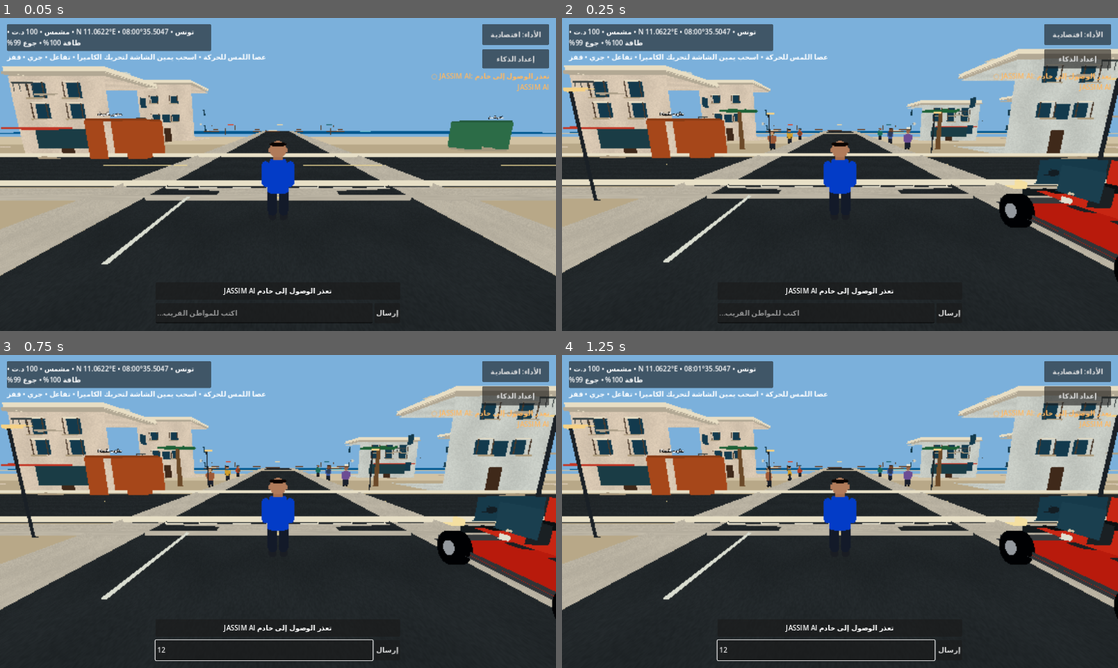
Above: before the commit, frames 1-4 (two rows, left to right).
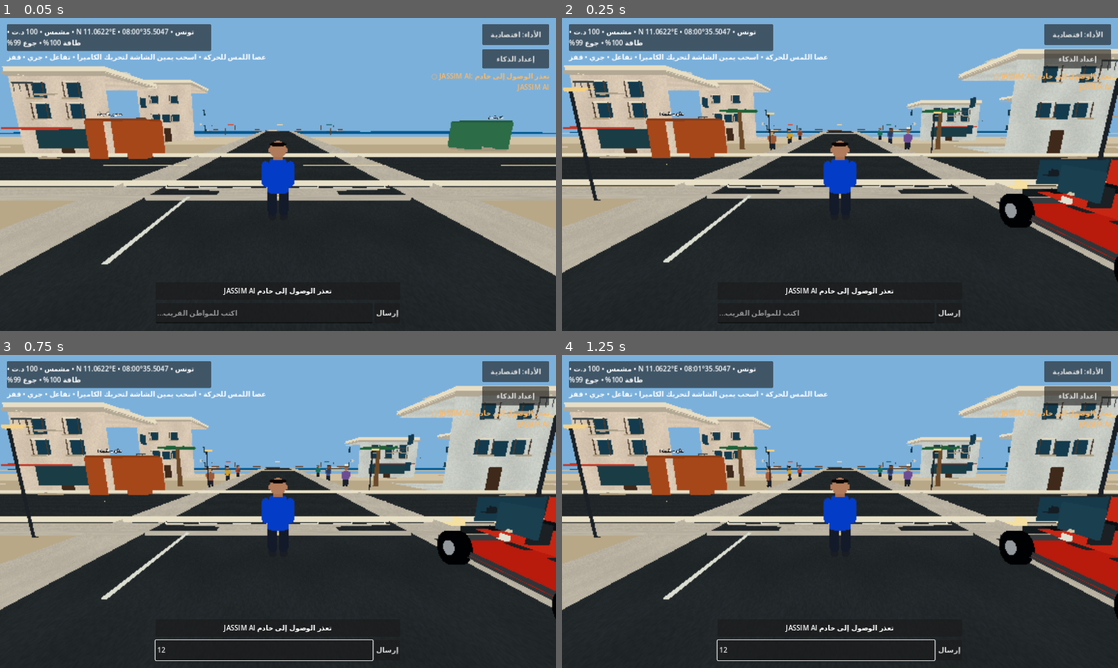
Above: after the commit, the same moments.

Repository: stevennpllk-crypto/REAL-LIFE-MAHDIA
Game: Godot game, scene res://scenes/Main.tscn
The game is run twice, just before and just after one commit, with the same random seed, the same clock (stepped at 60 frames per second) and the same inputs.
Inputs (mouse positions are in pixels of both pictures, inside the frame that each line leads up to):
- Up to frame 1 (0.05 s): no input
- Up to frame 2 (0.25 s): no input
- Up to frame 3 (0.75 s): click (266, 649) at 0.52 s; type "12" at 0.6 s
- Up to frame 4 (1.25 s): no input

Frame 1 is identical in both runs. In frame 2, 0.3% of the frame differs, in the area x 83-100%, y 44-79%; in frame 3, 0.3%; in frame 4, 0.3%.

Commit message:
Clamp vehicle bevel radius for thin trim parts

Diff:
--- a/scripts/vehicle.gd
+++ b/scripts/vehicle.gd
@@ -17,7 +17,7 @@
 	if rounded_mesh_cache.has(key):
 		return rounded_mesh_cache[key]
 	var half := size * 0.5
-	var bevel := maxf(0.025, minf(minf(size.x, minf(size.y, size.z)) * 0.16, 0.14))
+	var bevel := maxf(0.001, minf(minf(size.x, minf(size.y, size.z)) * 0.12, 0.14))
 	var faces := [
 		[Vector3.RIGHT, Vector3.UP, Vector3.BACK],
 		[Vector3.LEFT, Vector3.UP, Vector3.FORWARD],
